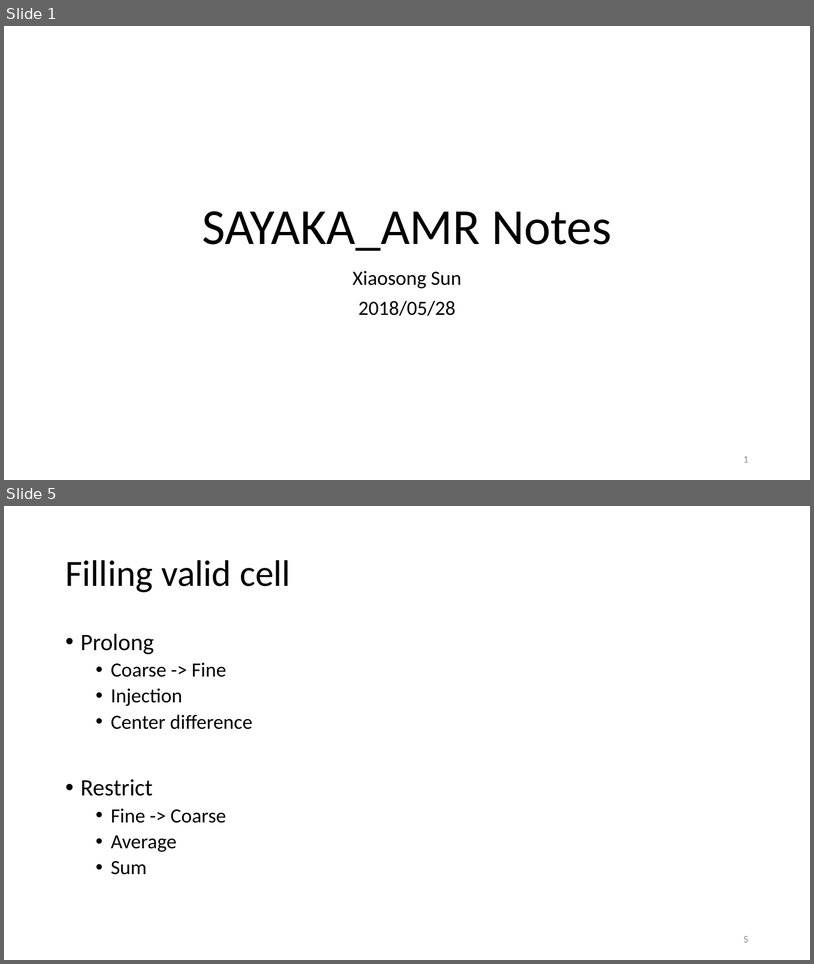
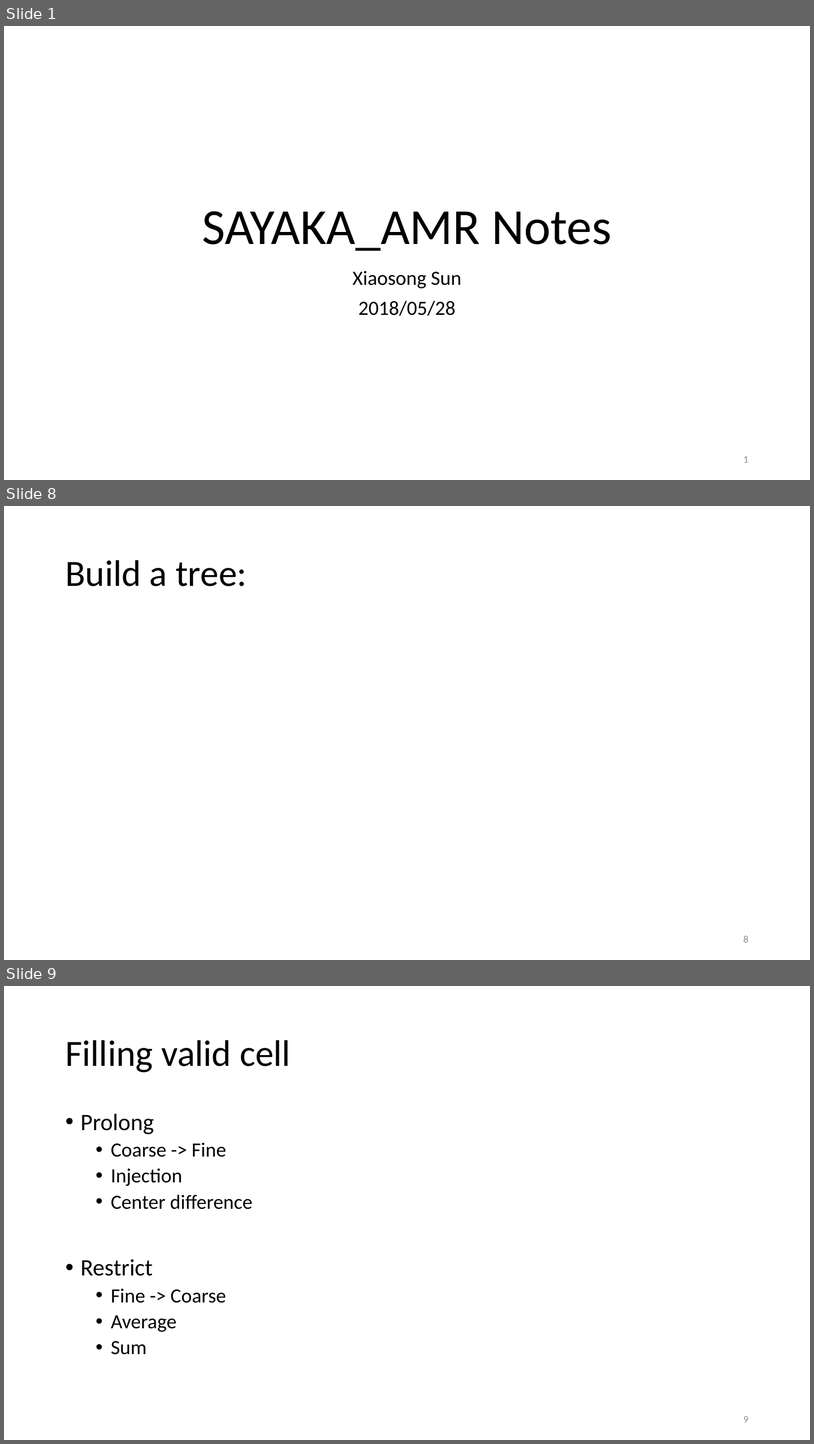
Before and after one commit to haloless/SayakaAmr, a slide deck: doc/note_sayaka.pptx. Shown one above the other, each under a label of ours: slides 1 and 5 before the commit, slides 1, 8 and 9 after it; the slides between them are not shown. The pictures are 814x964 and 814x1444 pixels, drawn with LibreOffice and Linux fonts; fonts in the diff are those of the drawing. Boxes give left, top, right and bottom in pixels: in the first picture for what was removed or moved away, otherwise in the second. Text is boxed around its words. In the diff, an @@ line names an element or a change of style, - is before the commit and + after.

```diff
--- a/doc/note_sayaka.pptx
+++ b/doc/note_sayaka.pptx
@@ slide 8 added at [4, 506, 810, 960], background #FFFFFF @@
@@ title added at [65, 560, 247, 586], 44 pt, text #000000 @@
+Build a tree:
@@ page number added at [744, 935, 749, 942], 12 pt, text #8C8C8C @@
+8
@@ what was slide 5 is now slide 9 @@
@@ page number at [744, 1416, 749, 1422]: text changed @@
-5
+9
```
Also in this commit, not shown: 3 slides changed, 6 other slides added, 1 slide removed, 22 other files.
